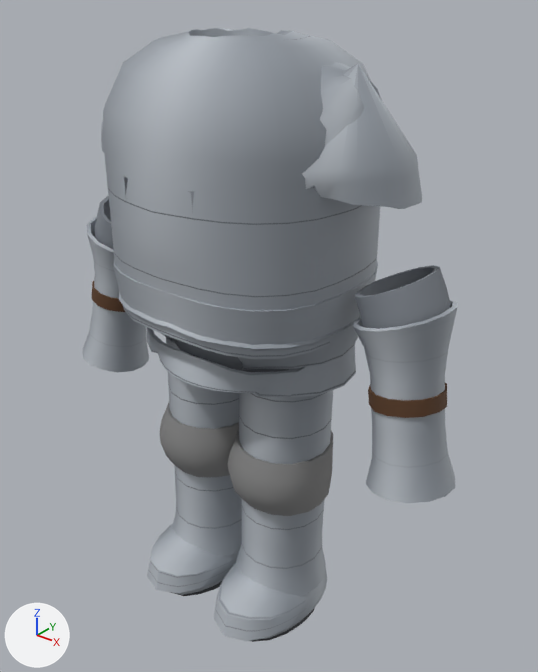
A saved change to the glTF model Character_Cosmetics/Roblox_Ready/10_Knight/10_Knight.glb.
Both versions are drawn from a 50 mm camera at (2.19, -2.55, 3.48) aimed at (0.07, 0.09, 1.84). The lights are fixed; the arrows at lower left show +X, +Y and +Z. The picture after the commit comes second. Vertices at exactly the same position are counted once.

The scene before the commit, as lines of its bpy script (objects in view):
```python
me_10_knight_bottom = bpy.data.meshes.new('10_Knight_Bottom')
me_10_knight_bottom.from_pydata(...)  # 2368 vertices, 4736 faces; spans x -0.61..0.61, y -0.52..0.52, z 0.51..2.26
me_10_knight_bottom.materials.append(mat_10_knight_mat)  # picture img_10_knight_albedo
me_10_knight_feet = bpy.data.meshes.new('10_Knight_Feet')
me_10_knight_feet.from_pydata(...)  # 690 vertices, 1372 faces; spans x -0.514..0.517, y -0.504..0.267, z 0.285..0.712
me_10_knight_feet.materials.append(mat_10_knight_mat)  # picture img_10_knight_albedo
me_10_knight_top = bpy.data.meshes.new('10_Knight_Top')
me_10_knight_top.from_pydata(...)  # 2304 vertices, 4592 faces; spans x -1.18..1.18, y -0.56..0.54, z 1.41..3.27
me_10_knight_top.materials.append(mat_10_knight_mat)  # picture img_10_knight_albedo
ob_10_knight_bottom = bpy.data.objects.new('10_Knight_Bottom', me_10_knight_bottom)
ob_10_knight_bottom.location = (0.0, 0.0, 0.0)
ob_10_knight_feet = bpy.data.objects.new('10_Knight_Feet', me_10_knight_feet)
ob_10_knight_feet.location = (0.0, 0.0, 0.0)
ob_10_knight_top = bpy.data.objects.new('10_Knight_Top', me_10_knight_top)
ob_10_knight_top.location = (0.0, 0.0, 0.0)
```
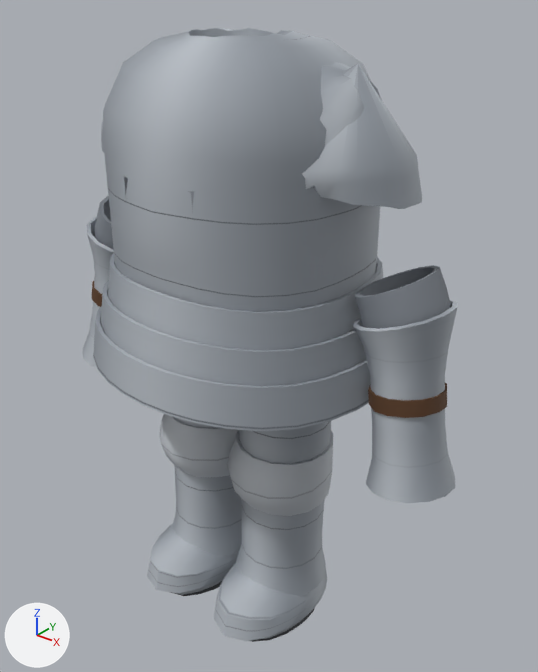
Changed parts and their boxes [x1, y1, x2, y2] in the pictures (538 x 672 px; the box of a moved part takes in the faces that stretch with it):
'10_Knight_Bottom', reshaped (9% wider): before [113, 259, 378, 597]; after [93, 253, 383, 597]
part 1 of me_10_knight_bottom, added: after [101, 280, 367, 386]
part 2 of me_10_knight_bottom, added: after [93, 306, 370, 431]
part 3 of me_10_knight_bottom, moved or reshaped: before [113, 259, 378, 398]; after [108, 253, 383, 350]
part 4 of me_10_knight_bottom, surface changed: before [160, 403, 333, 516]; after [160, 414, 333, 516]

Patch to the scene script:
```diff
--- a/Character_Cosmetics/Roblox_Ready/10_Knight/10_Knight.glb.py
+++ b/Character_Cosmetics/Roblox_Ready/10_Knight/10_Knight.glb.py
@@ me_10_knight_bottom @@
 # used by ob_10_knight_bottom; location = (0.0, 0.0, 0.0)
-me_10_knight_bottom.from_pydata(...)  # 2368 vertices, 4736 faces; spans x -0.61..0.61, y -0.52..0.52, z 0.51..2.26
+me_10_knight_bottom.from_pydata(...)  # 2626 vertices, 5248 faces; spans x -0.77..0.77, y -0.7..0.7, z 0.51..2.26
+# me_10_knight_bottom part 1: a new loose piece, a torus around z (ring radius 0.66, tube radius 0.1) spanning x -0.72..0.72, y -0.64..0.64, z 1.92..2.11, in mat_10_knight_mat (picture img_10_knight_albedo)
+# me_10_knight_bottom part 2: a new loose piece, a torus around z (ring radius 0.71, tube radius 0.1) spanning x -0.77..0.77, y -0.7..0.7, z 1.78..1.97, in mat_10_knight_mat (picture img_10_knight_albedo)
+# me_10_knight_bottom part 3: 4 vertices moved within x -0.54..0.54, y -0.35..0.43, z 2.15..2.26; 562 vertices removed from x -0.61..0.61, y -0.52..0.52, z 1.77..2.26; 564 vertices added at x -0.67..0.67, y -0.59..0.58, z 1.82..2.26
+# me_10_knight_bottom part 4: 640 kept faces spanning x -0.5..0.51, y -0.31..0.25, z 1.05..1.36 get new texture (UV) coordinates
 me_10_knight_bottom.materials.append(mat_10_knight_mat)
```
